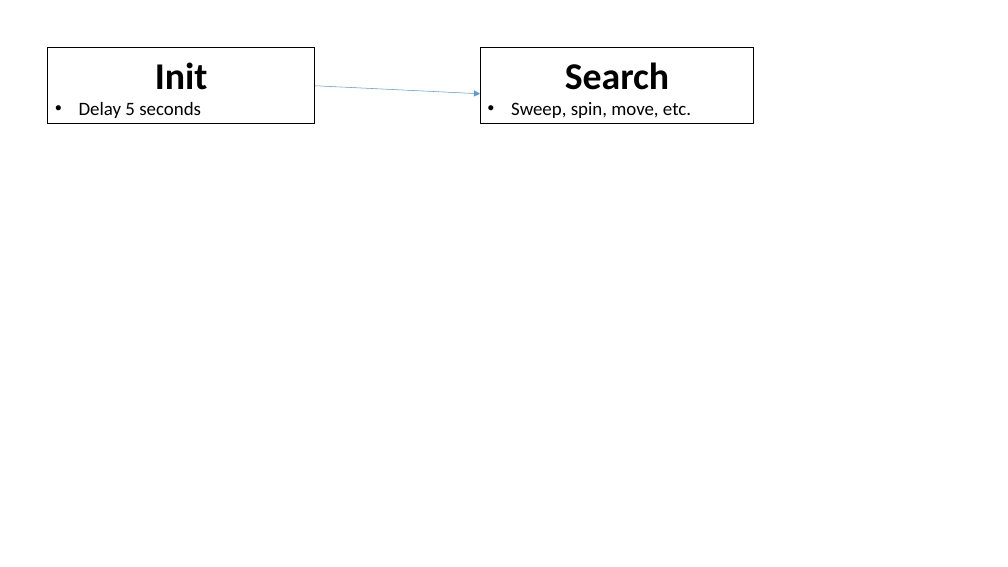
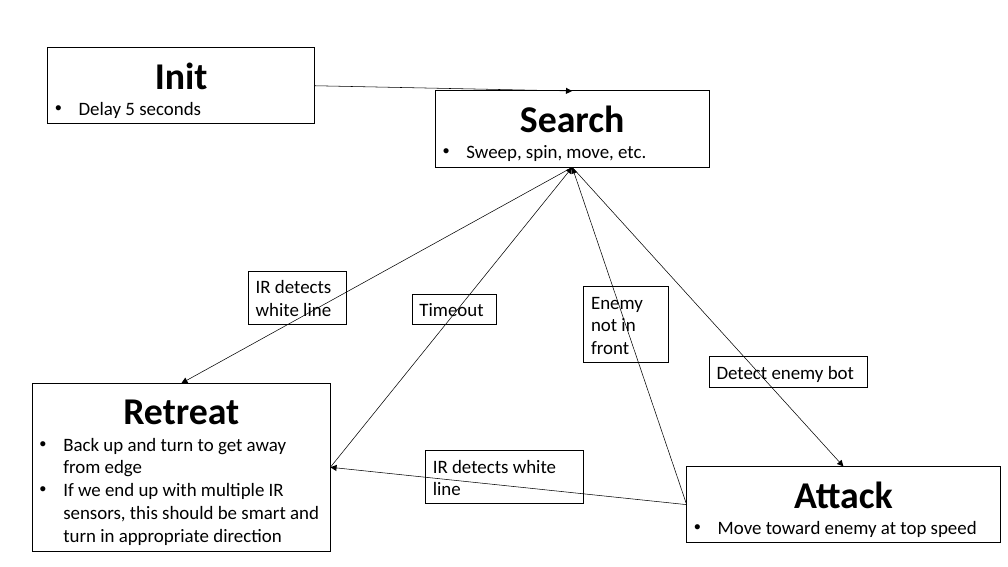
Before and after one commit to CenWIDev/sumobot-resources, a slide deck: slide 1 of software/arduino/State_Machine_Planning.pptx. Drawn at 1008x567 pixels with LibreOffice and Linux fonts; fonts in the diff are those of the drawing. Boxes give left, top, right and bottom in pixels: in the first picture for what was removed or moved away, otherwise in the second. Text is boxed around its words. In the diff, an @@ line names an element or a change of style, - is before the commit and + after.

Commit message:
finished planning chart

```diff
--- a/software/arduino/State_Machine_Planning.pptx
+++ b/software/arduino/State_Machine_Planning.pptx
@@ arrow moved from (315, 85) - (480, 94) to (315, 85) - (572, 91) @@
@@ arrow (315, 85) - (572, 91): stroke #5B9BD5 0.5 pt to #000000 0.5 pt @@
@@ rectangle "Search": place and size @@
-rectangle "Search" at [480, 48, 754, 124]
+rectangle "Search" at [436, 91, 709, 167]
@@ arrow added from (572, 167) to (181, 383), #000000 0.5 pt @@
@@ arrow added from (330, 467) to (572, 167), #000000 0.5 pt @@
@@ arrow added from (572, 167) to (844, 467), #000000 0.5 pt @@
@@ arrow added from (687, 505) to (572, 167), #000000 0.5 pt @@
@@ rectangle added at [248, 271, 347, 325], outline #000000 0.75 pt, 18 pt, text #000000 @@
+IR detects white line
@@ rectangle added at [412, 294, 497, 324], outline #000000 0.75 pt, 18 pt, text #000000 @@
+Timeout
@@ rectangle added at [584, 287, 668, 363], outline #000000 0.75 pt, 18 pt, text #000000 @@
+Enemy not in front
@@ rectangle added at [709, 357, 867, 387], outline #000000 0.75 pt, 18 pt, text #000000 @@
+Detect enemy bot
@@ rectangle added at [33, 383, 330, 551], outline #000000 0.75 pt, 18 pt, text #000000 @@
+Retreat
+• Back up and turn to get away from edge
+• If we end up with multiple IR sensors, this should be smart and turn in appropriate direction
@@ arrow added from (687, 505) to (330, 467), #000000 0.5 pt @@
@@ rectangle added at [426, 451, 584, 504], outline #000000 0.75 pt, 18 pt, text #000000 @@
+IR detects white line
@@ rectangle added at [687, 467, 1000, 543], outline #000000 0.75 pt, 18 pt, text #000000 @@
+Attack
+• Move toward enemy at top speed
@@ arrow added from (844, 467) to (844, 467), #5B9BD5 0.5 pt @@
```
